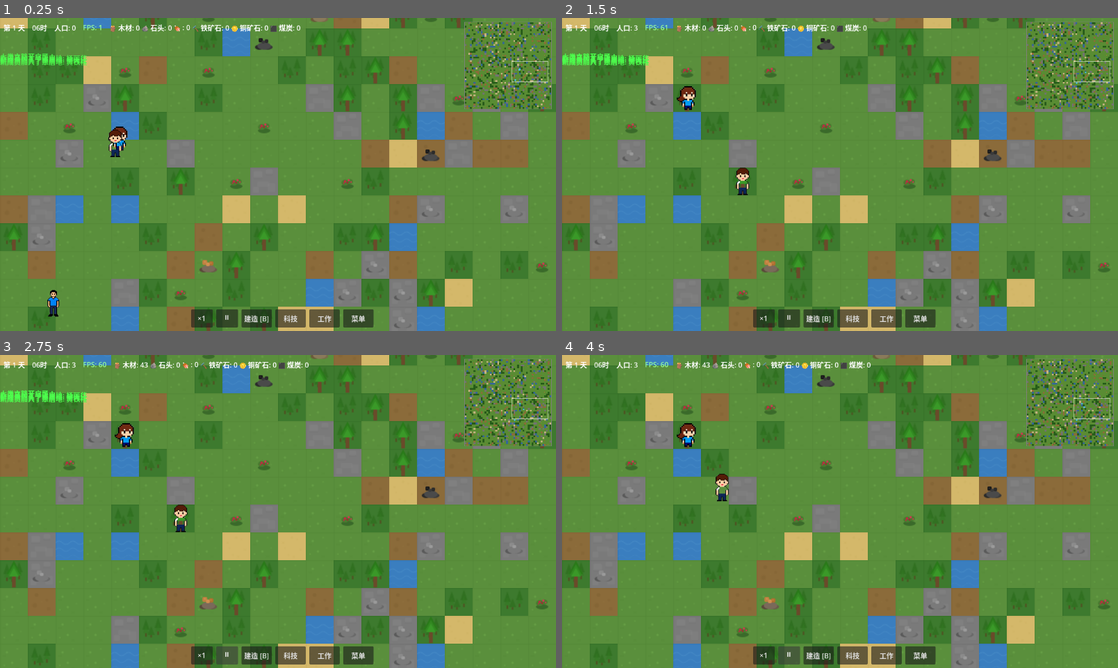
Above: before the commit, frames 1-4 (two rows, left to right).
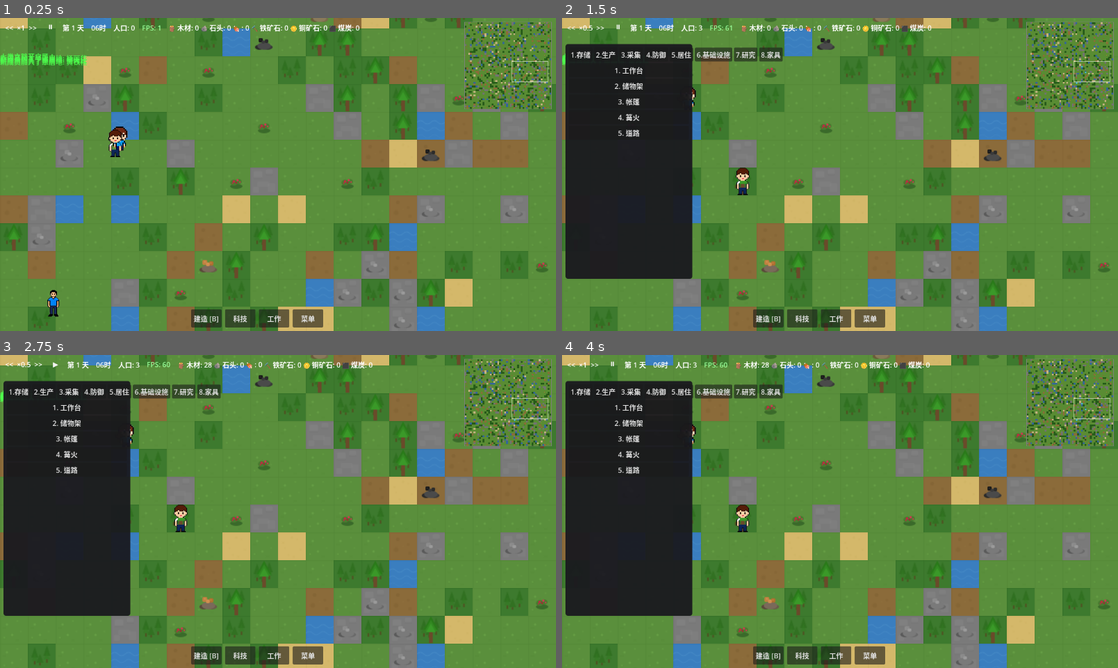
Above: after the commit, the same moments.

Repository: ZhanXuzhao/the-path-of-humanity
Game: Godot game, scene res://scenes/game.tscn
Two runs of this game, one before a commit and one after it. Both use one fixed random seed, a clock stepped at 60 frames per second and the inputs below.
Inputs (mouse positions are in pixels of both pictures, inside the frame that each line leads up to):
- Up to frame 1 (0.25 s): no input
- Up to frame 2 (1.5 s): click (762, 318) at 0.5 s, where only the run before the commit has a clickable "×1"; click (573, 27) at 1.25 s, where only the run after the commit has a clickable "<<"
- Up to frame 3 (2.75 s): click "⏸" at 2 s
- Up to frame 4 (4 s): click (600, 364) at 2.75 s, where only the run after the commit has a clickable ">>"; click "⏸" (after the commit: "▶") at 3.5 s

The runs differ from the first frame. In frame 1, 1.8% of the frame differs, in the area x 0-68%, y 2-99%; in frame 2, 20%; in frame 3, 20%; in frame 4, 20%, in the area x 0-95%, y 2-99%.

Commit message:
Fix variable shadowing warnings and add speed/pause controls to HUD
- Rename parameter 'settlers' to 'idle_settlers' in _scan_nearby_resources() to avoid shadowing class variable
- Rename parameter 'settlers' to '_settlers' in _scan_material_hauling_tasks() to fix shadowing and unused parameter warnings
- Remove unused 'bld_center' variable in _scan_material_hauling_tasks()
- Add SpeedBox (SpeedDownBtn, SpeedLabel, SpeedUpBtn) and PauseBtn to HUD TopBar
- Remove duplicate SpeedBtn and PauseBtn from BottomBar
- Set speed/pause buttons to flat text style and white font color

Diff:
--- a/scenes/game.tscn
+++ b/scenes/game.tscn
@@ -74,6 +74,34 @@
 offset_bottom = 40.0
 theme_override_constants/separation = 16
 
+[node name="SpeedBox" type="HBoxContainer" parent="UI/HUD/TopBar" unique_id=1000000001]
+layout_mode = 2
+theme_override_constants/separation = 4
+
+[node name="SpeedDownBtn" type="Button" parent="UI/HUD/TopBar/SpeedBox" unique_id=1000000002]
+layout_mode = 2
+theme_override_colors/font_color = Color(1, 1, 1, 1)
+text = "<<"
+flat = true
+
+[node name="SpeedLabel" type="Label" parent="UI/HUD/TopBar/SpeedBox" unique_id=1000000003]
+layout_mode = 2
+theme_override_colors/font_color = Color(1, 1, 1, 1)
+text = "×1"
+vertical_alignment = 1
+
+[node name="SpeedUpBtn" type="Button" parent="UI/HUD/TopBar/SpeedBox" unique_id=1000000004]
+layout_mode = 2
+theme_override_colors/font_color = Color(1, 1, 1, 1)
+text = ">>"
+flat = true
+
+[node name="PauseBtn" type="Button" parent="UI/HUD/TopBar" unique_id=1000000005]
+layout_mode = 2
+theme_override_colors/font_color = Color(1, 1, 1, 1)
+text = "⏸"
+flat = true
+
 [node name="DayLabel" type="Label" parent="UI/HUD/TopBar" unique_id=1870110762]
 layout_mode = 2
 theme_override_colors/font_color = Color(1, 1, 1, 1)
@@ -118,16 +146,6 @@
 offset_bottom = -8.0
 theme_override_constants/separation = 8
 
-[node name="SpeedBtn" type="Button" parent="UI/HUD/BottomBar" unique_id=1882711605]
-custom_minimum_size = Vector2(50, 40)
-layout_mode = 2
-text = "×1"
-
-[node name="PauseBtn" type="Button" parent="UI/HUD/BottomBar" unique_id=2002536771]
-custom_minimum_size = Vector2(50, 40)
-layout_mode = 2
-text = "⏸"
-
 [node name="BuildBtn" type="Button" parent="UI/HUD/BottomBar" unique_id=1559971046]
 custom_minimum_size = Vector2(70, 40)
 layout_mode = 2
--- a/scripts/core/game.gd
+++ b/scripts/core/game.gd
@@ -756,19 +756,19 @@
 		tasks.remove_at(best_idx)
 		settler.assign_task(best_task)
 
-func _scan_nearby_resources(settlers: Array) -> Array:
+func _scan_nearby_resources(idle_settlers: Array) -> Array:
 	"""扫描定居者周围的可采集资源"""
 	var result: Array = []
 	var scanned_chunks: Dictionary = {}
 
 	# 决定搜索范围：以所有空闲定居者位置为中心
 	var search_radius = 5  # 区块半径
-	if settlers.is_empty():
+	if idle_settlers.is_empty():
 		return result
 
 	var center_chunk = world.global_to_chunk(Vector2i(
-		int(settlers[0].position.x / world.tile_size),
-		int(settlers[0].position.y / world.tile_size)
+		int(idle_settlers[0].position.x / world.tile_size),
+		int(idle_settlers[0].position.y / world.tile_size)
 	))
 
 	for cx in range(center_chunk.x - search_radius, center_chunk.x + search_radius + 1):
@@ -823,7 +823,7 @@
 
 	return result
 
-func _scan_material_hauling_tasks(settlers: Array) -> Array:
+func _scan_material_hauling_tasks(_settlers: Array) -> Array:
 	"""扫描需要搬运物资的建筑（施工工地/生产建筑），生成搬运任务"""
 	var result: Array = []
 	if building_system == null:
@@ -836,7 +836,6 @@
 		if bld.is_materials_ready():
 			continue
 		var missing = bld.get_missing_materials()
-		var bld_center = _grid_to_world(bld.grid_pos + bld.get_size() / 2)
 
 		for mat_id in missing.keys():
 			var needed = missing[mat_id]
